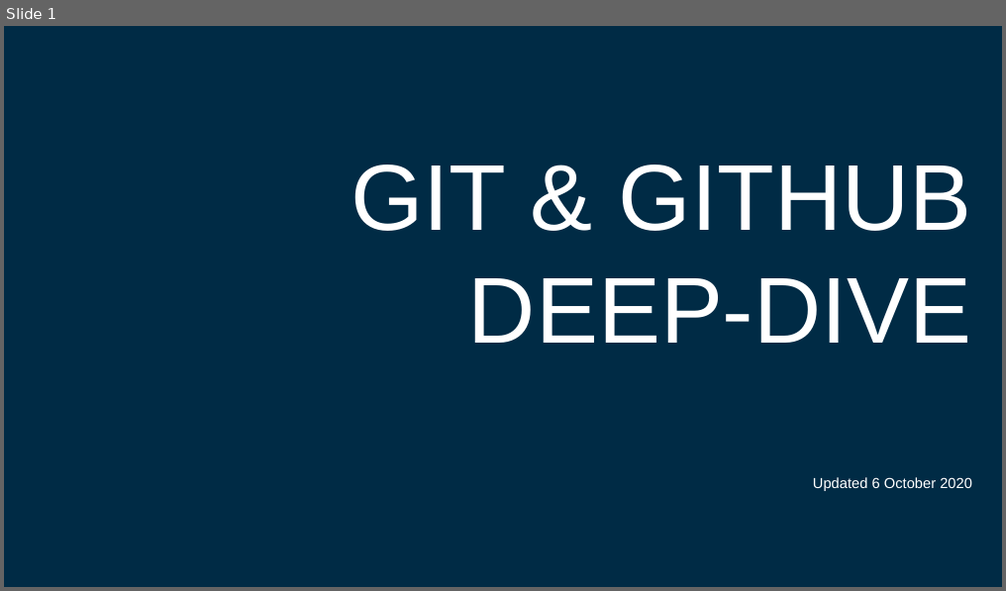
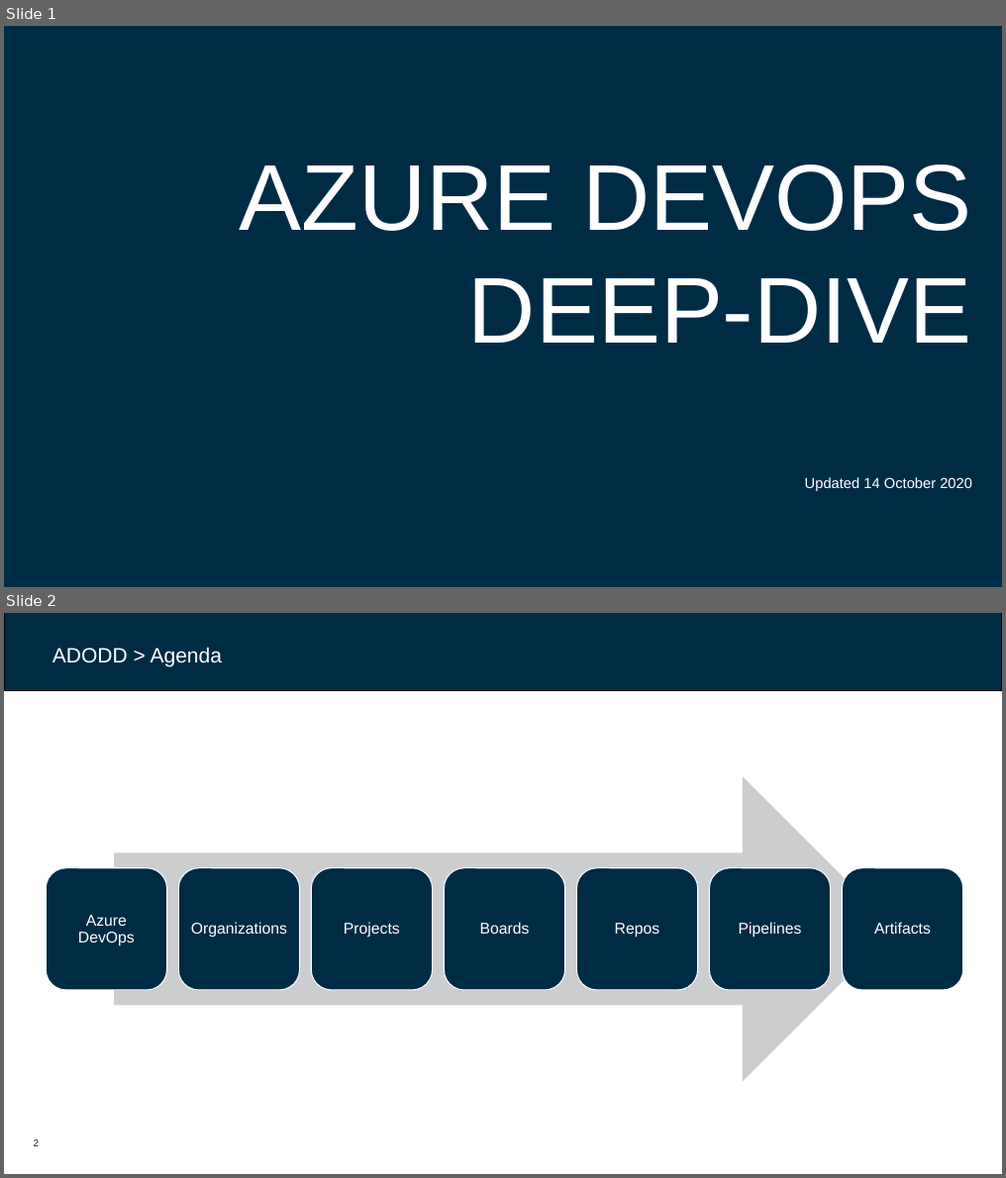
Before and after one commit to dfds/dojo, a slide deck: workshops/ado-deep-dive/ado-deep-dive.pptx. Shown one above the other, each under a label of ours: slide 1 before the commit, slides 1 and 2 after it. The pictures are 1006x591 and 1006x1178 pixels, drawn with LibreOffice and Linux fonts; fonts in the diff are those of the drawing; background and template pictures are left out. Boxes give left, top, right and bottom in pixels: in the first picture for what was removed or moved away, otherwise in the second. Text is boxed around its words. In the diff, an @@ line names an element or a change of style, - is before the commit and + after.

```diff
--- a/workshops/ado-deep-dive/ado-deep-dive.pptx
+++ b/workshops/ado-deep-dive/ado-deep-dive.pptx
@@ slide 2 added at (4, 613, 1002, 1174), background #FFFFFF @@
@@ rectangle added at (4, 613, 1002, 691), fill #002B45, outline #000000 1 pt @@
@@ rectangle added at (46, 639, 708, 671), fill #002B45, outline #002B45 0.75 pt, 20 pt, text #FFFFFF @@
+ADODD > Agenda
@@ group added at (46, 777, 963, 1081): 7 rounded rectangles, 7 texts, 1 right arrow @@
+Azure DevOps
+Organizations
+Projects
+Boards
+Repos
+Pipelines
+Artifacts
@@ page number added at (34, 1140, 40, 1147), 9.5 pt, text #002B45 @@
+2
@@ slide 1 changed as well @@
@@ title at (240, 165, 972, 491): text changed @@
-GIT & GITHUB
-DEEP-DIVE
-Updated 6 October 2020
+AZURE DEVOPS
+DEEP-DIVE
+Updated 14 October 2020
```
Also in this commit, not shown: 4 other slides changed, 2 other slides added, 31 slides removed.
